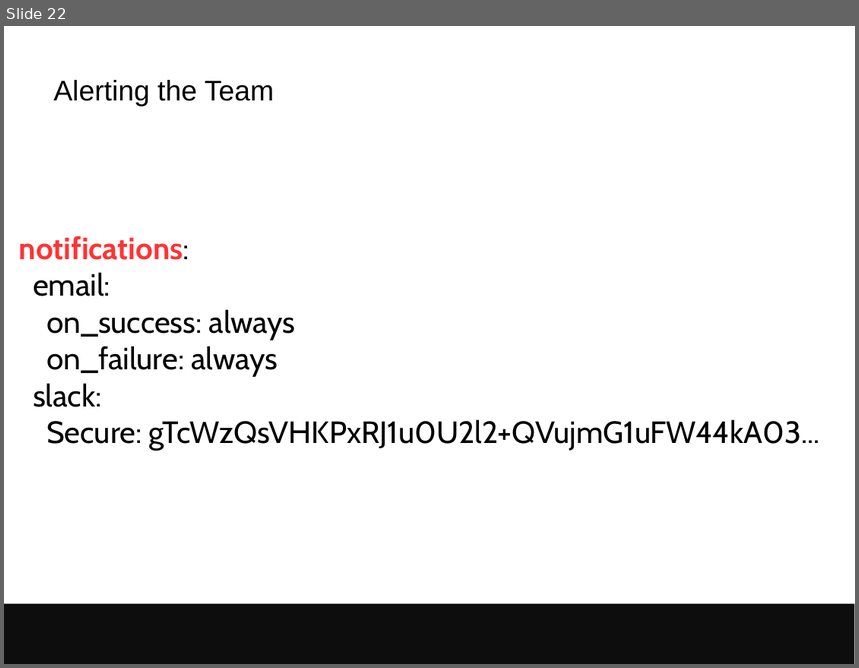
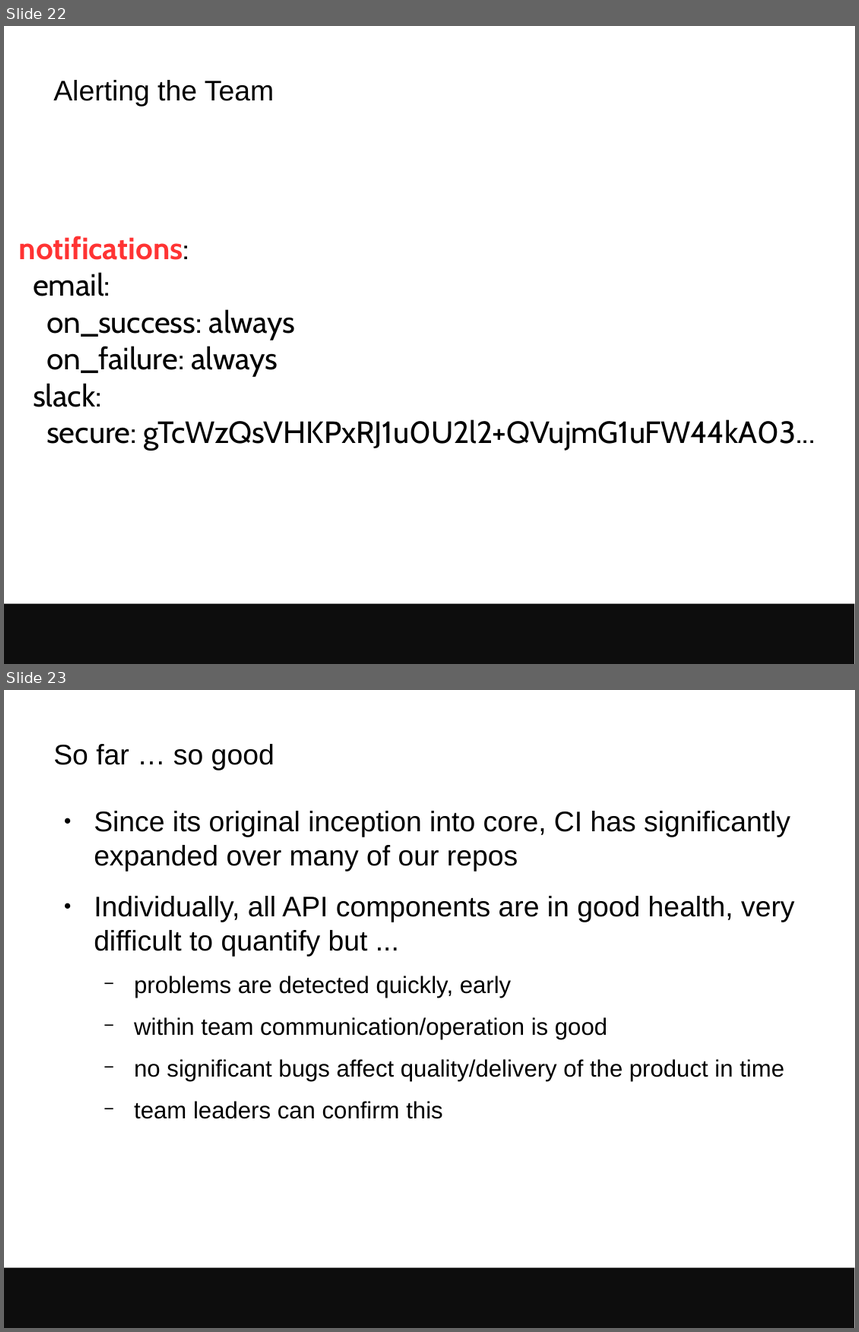
Before and after one commit to avullo/presentations, a slide deck: 2017/data-review-12-17/talk.odp. Shown one above the other, each under a label of ours: slide 22 before the commit, slides 22 and 23 after it. The pictures are 859x668 and 859x1332 pixels, drawn with LibreOffice and Linux fonts; fonts in the diff are those of the drawing; background and template pictures are left out. Boxes give left, top, right and bottom in pixels: in the first picture for what was removed or moved away, otherwise in the second. Text is boxed around its words. In the diff, an @@ line names an element or a change of style, - is before the commit and + after.

```diff
--- a/2017/data-review-12-17/talk.odp
+++ b/2017/data-review-12-17/talk.odp
@@ slide 23 added at bbox=[4, 690, 855, 1328], background #FFFFFF; not listed: 1 template element that a slide beside it also shows @@
@@ title added at bbox=[53, 744, 275, 771], 24 pt, text #000000 @@
+So far … so good
@@ text added at bbox=[94, 811, 795, 1119], 20 pt, text #000000 @@
+● Since its original inception into core, CI has significantly expanded over many of our repos
+● Individually, all API components are in good health, very difficult to quantify but ...
+  − problems are detected quickly, early
+  − within team communication/operation is good
+  − no significant bugs affect quality/delivery of the product in time
+  − team leaders can confirm this
@@ slide 22 changed as well @@
@@ text at bbox=[47, 420, 816, 451]: text changed @@
-Secure: gTcWzQsVHKPxRJ1u0U2l2+QVujmG1uFW44kA03...
+secure: gTcWzQsVHKPxRJ1u0U2l2+QVujmG1uFW44kA03...
```
Also in this commit, not shown: 2 other slides added, 1 slide removed.
